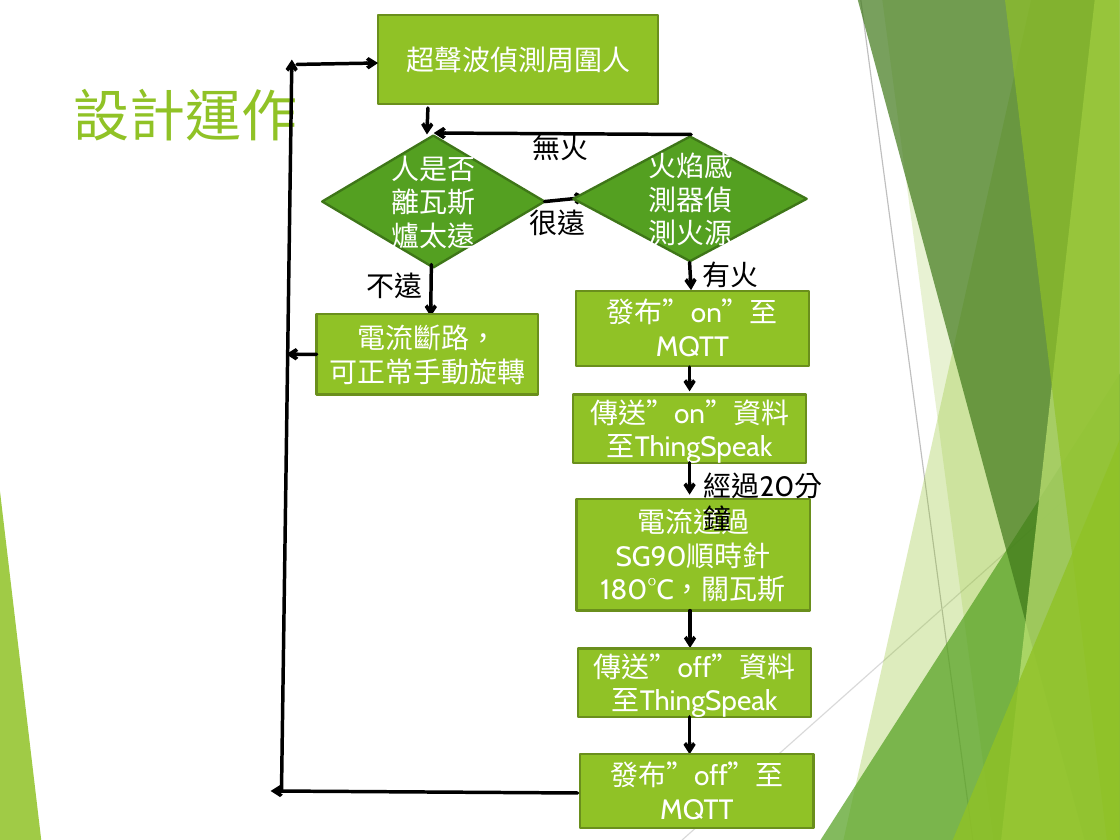
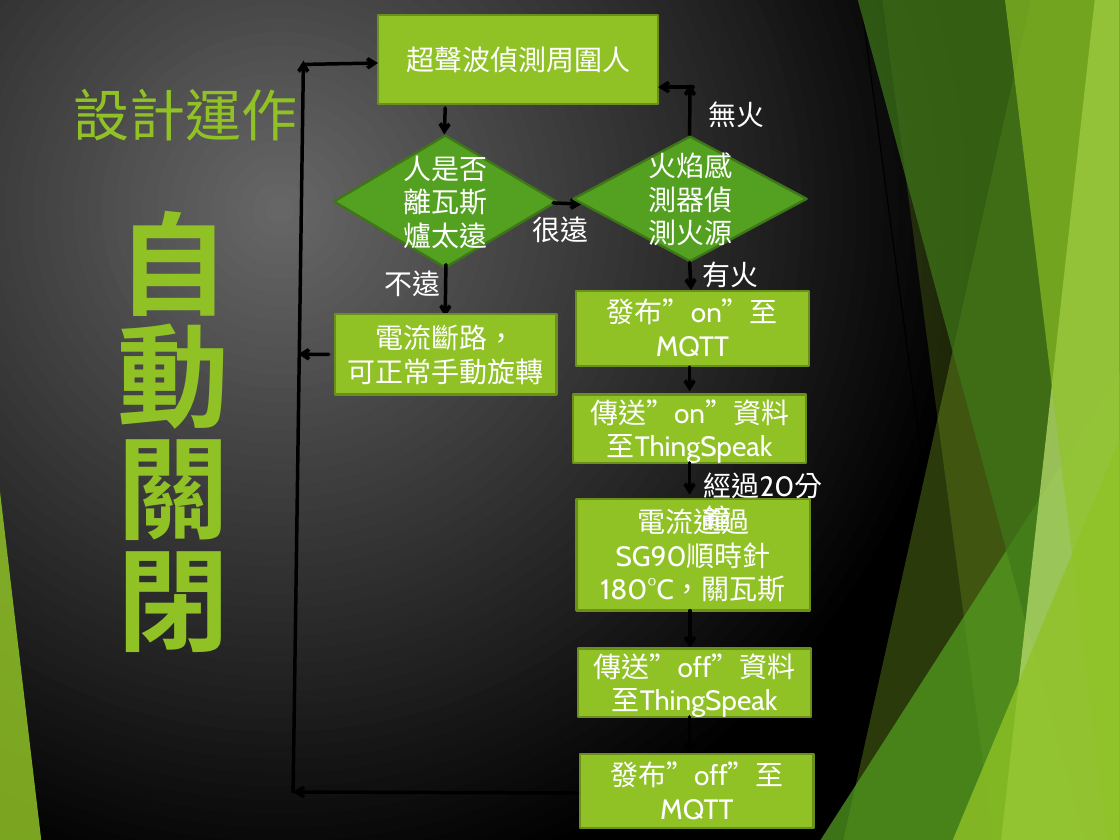
Before and after one commit to pupipaoo/Project-Gas-Emergency-switch, a slide deck: slide 6 of PPT/GasEmergenceSwitch.pptx. Drawn at 1120x840 pixels with LibreOffice and Linux fonts; fonts in the diff are those of the drawing. Boxes give left, top, right and bottom in pixels: in the first picture for what was removed or moved away, otherwise in the second. Text is boxed around its words. In the diff, an @@ line names an element or a change of style, - is before the commit and + after.

```diff
--- a/PPT/GasEmergenceSwitch.pptx
+++ b/PPT/GasEmergenceSwitch.pptx
@@ background #FFFFFF to gradient #676767 to #000000 @@
@@ line (861, 0) - (973, 840): stroke #BFBFBF 0.75 pt to #000000 0.75 pt @@
@@ arrow moved from (297, 65) - (379, 63) to (304, 65) - (379, 63) @@
@@ arrow added from (693, 87) to (659, 87), #000000 2.25 pt @@
@@ arrow moved from (691, 134) - (433, 133) to (690, 134) - (690, 84) @@
@@ 1 rectangle, 1 text, 1 arrow: place and size @@
-1 rectangle, 1 text, 1 arrow at [317,108,539,395]
+1 rectangle, 1 text, 1 arrow at [335,108,557,395]
@@ text colour #000000 to #FFFFFF in 5 elements at [702,261,758,293], [704,472,823,504], [533,212,589,243], [384,270,440,296], [709,101,765,127] @@
@@ text "無火": place and size @@
-text "無火" at [533,132,589,160]
+text "無火" at [709,101,765,127]
@@ text "很遠": place and size @@
-text "很遠" at [529,205,585,236]
+text "很遠" at [533,212,589,243]
@@ arrow moved from (544, 202) - (586, 197) to (553, 203) - (581, 204) @@
@@ text added at [118,211,230,652], 72 pt, text #90C226, bold @@
+自動關閉
@@ arrow moved from (431, 264) - (431, 317) to (446, 264) - (446, 317) @@
@@ 2 arrows, 1 diamond: place and size @@
-2 arrows, 1 diamond at [281,59,545,791]
+2 arrows, 1 diamond at [293,60,557,792]
@@ line (1120, 451) - (682, 840): stroke #D9D9D9 0.75 pt to #000000 0.75 pt @@
@@ arrow moved from (578, 793) - (271, 791) to (578, 793) - (293, 792) @@
```
Also in this commit, not shown: 5 other slides changed, 1 slide added.
